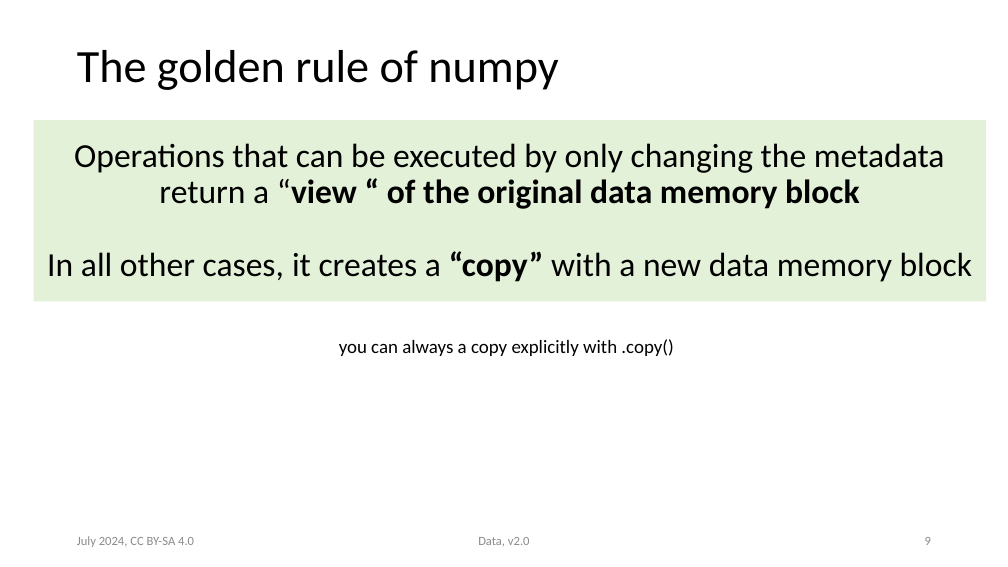
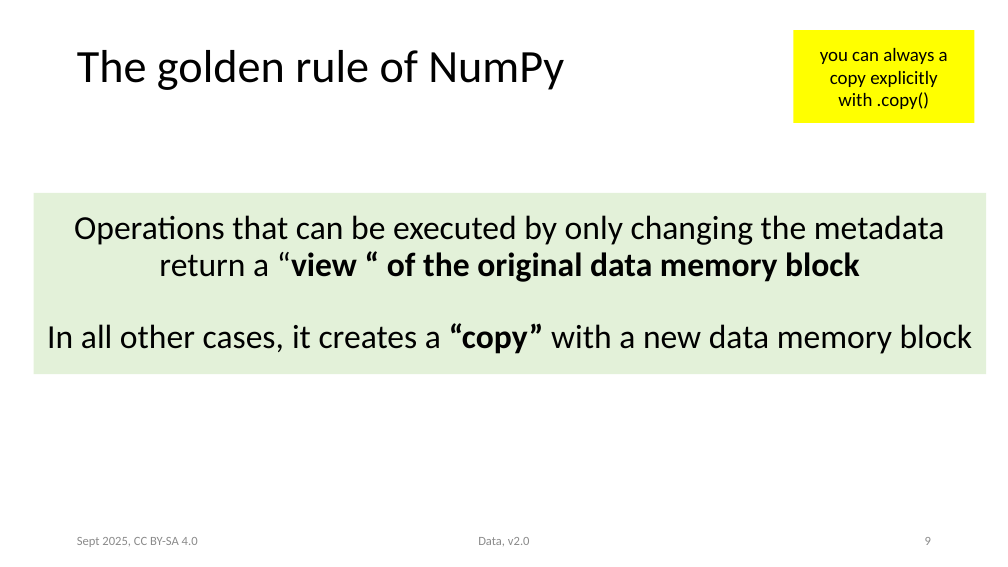
Before and after one commit to victoris93/data_class, a slide deck: slide 9 of numpy.pptx. Drawn at 1008x567 pixels with LibreOffice and Linux fonts; fonts in the diff are those of the drawing. Boxes give left, top, right and bottom in pixels: in the first picture for what was removed or moved away, otherwise in the second. Text is boxed around its words. In the diff, an @@ line names an element or a change of style, - is before the commit and + after.

Commit message:
numpy cosmetic revision

```diff
--- a/numpy.pptx
+++ b/numpy.pptx
@@ title at (77, 50, 564, 90): text changed @@
-The golden rule of numpy
+The golden rule of NumPy
@@ rectangle "you can always a copy ...": place and size @@
-rectangle "you can always a copy ..." at (339, 339, 673, 356)
+rectangle "you can always a copy ..." at (793, 30, 974, 123)
@@ rectangle "you can always a copy ..." at (793, 30, 974, 123): alignment left to centre; vertical alignment top to middle; fill none to #FFFF00 @@
@@ rectangle "Operations that can be executed ...": place and size @@
-rectangle "Operations that can be executed ..." at (34, 120, 987, 302)
+rectangle "Operations that can be executed ..." at (34, 193, 987, 374)
@@ text at (77, 537, 198, 547): text changed @@
-July 2024, CC BY-SA 4.0
+Sept 2025, CC BY-SA 4.0
```
Also in this commit, not shown: 27 other slides changed.
